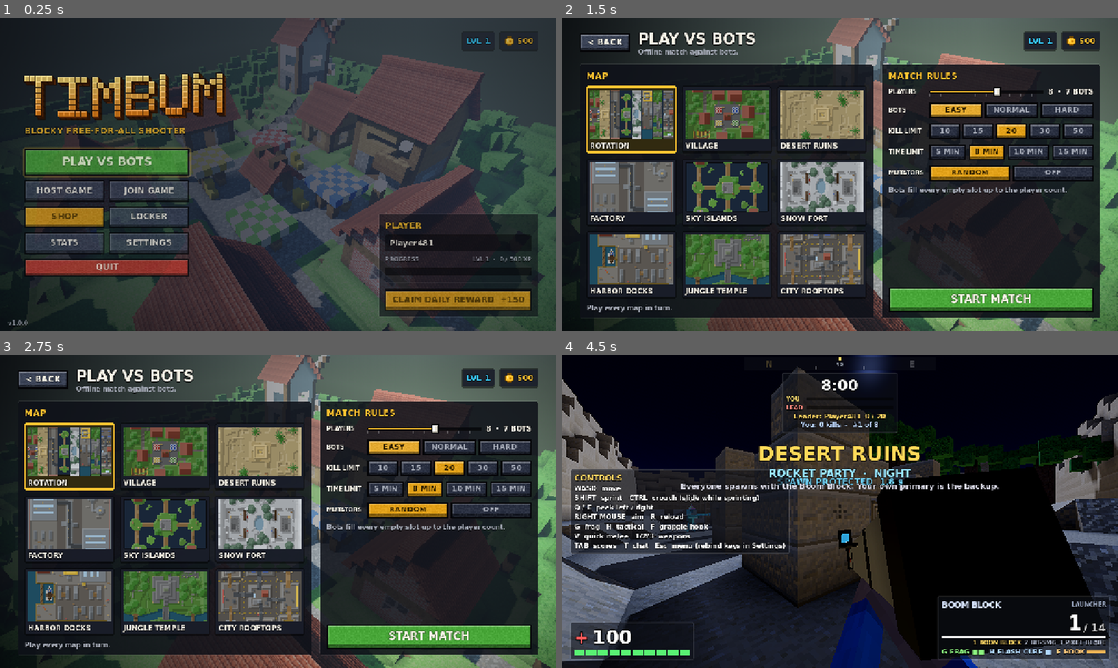
Above: before the commit, frames 1-4 (two rows, left to right).
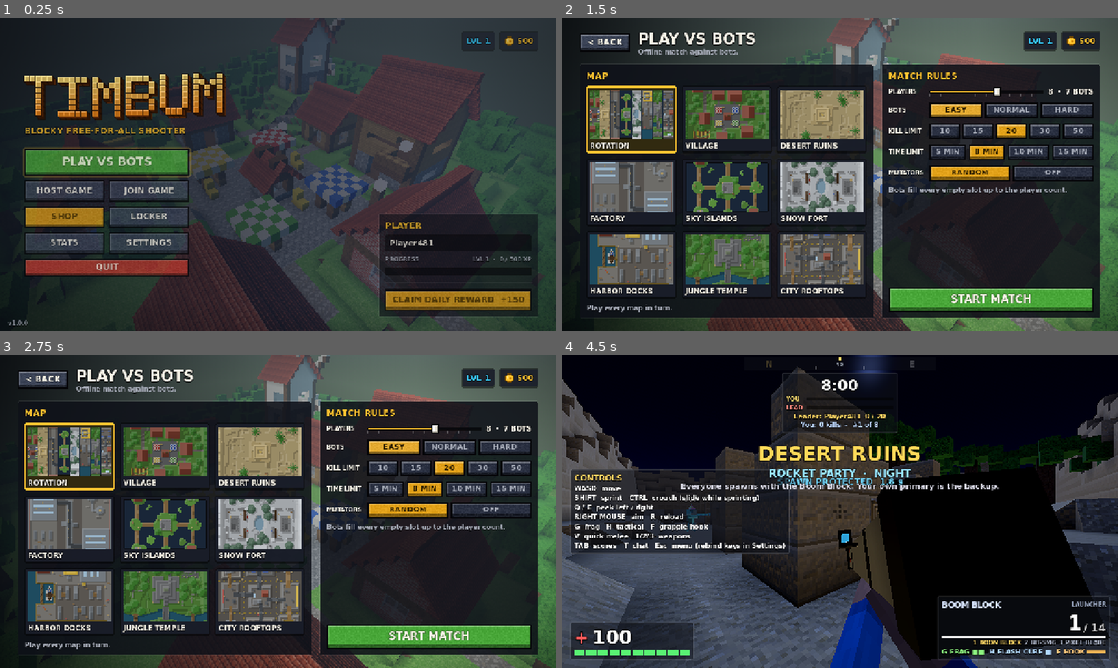
Above: after the commit, the same moments.

Repository: SubToFeralsloth11/timbum
Game: Godot game, scene res://scenes/main_menu.tscn
Same seed, same stepped clock (60 frames per second), same inputs: the game is played once before the commit and once after it.
Inputs:
- Up to frame 1 (0.25 s): no input
- Up to frame 2 (1.5 s): click "PLAY VS BOTS" at 0.5 s; click "EASY" at 1.25 s
- Up to frame 3 (2.75 s): click "EASY" at 2 s
- Up to frame 4 (4.5 s): click "NORMAL" at 2.75 s; click "NORMAL" at 3.5 s; click "START MATCH" at 4.25 s

The runs differ from the first frame. In frame 1, 1.6% of the frame differs, in the area x 34-94%, y 20-100%; in frame 2, 6.1%; in frame 3, 6.2%; in frame 4, 20%, in the area x 0-100%, y 7-100%.
Error after the commit: Invalid call. Nonexistent 'bool' constructor. (res://scripts/world/map_builder.gd:229)

Commit message:
Make block shader effects, shadows, AO, bloom and reflections switchable at runtime

Diff:
--- a/scripts/world/block_atlas.gd
+++ b/scripts/world/block_atlas.gd
@@ -110,6 +110,7 @@
 ## texel's brightness reads as height, bent in a tangent frame from screen derivatives) that fades
 ## out with distance; per-tile surface properties from `layer_props` (smoothness, metallic, wind
 ## sway for foliage, water); swaying leaves; and rippling, glossy water with a fresnel sheen.
+## `detail` 0 (the "Block shader effects" setting off) skips the bump, sway and ripples.
 const _SHADER_CODE := """
 shader_type spatial;
 render_mode %s;
@@ -118,6 +119,7 @@
 // Per tile layer: x smoothness, y metallic, z wind sway, w 1 for water.
 uniform vec4 layer_props[MAX_LAYERS];
 uniform float bump_strength = 3.0;
+uniform float detail = 1.0;
 
 varying flat float v_layer;
 varying flat float v_emit;
@@ -132,11 +134,11 @@
 	vec3 w = (MODEL_MATRIX * vec4(VERTEX, 1.0)).xyz;
 	// Offsets depend only on world position, so neighbouring blocks' shared corners move together.
 	if (props.z > 0.0) {
-		VERTEX.x += sin(TIME * 1.7 + w.x * 0.8 + w.z * 0.6 + w.y * 0.3) * 0.035 * props.z;
-		VERTEX.z += cos(TIME * 1.3 + w.z * 0.7 + w.x * 0.4) * 0.03 * props.z;
+		VERTEX.x += sin(TIME * 1.7 + w.x * 0.8 + w.z * 0.6 + w.y * 0.3) * 0.035 * props.z * detail;
+		VERTEX.z += cos(TIME * 1.3 + w.z * 0.7 + w.x * 0.4) * 0.03 * props.z * detail;
 	}
 	if (props.w > 0.0) {
-		VERTEX.y += (sin(TIME * 1.2 + w.x * 0.9) + sin(TIME * 0.9 + w.z * 1.1)) * 0.035;
+		VERTEX.y += (sin(TIME * 1.2 + w.x * 0.9) + sin(TIME * 0.9 + w.z * 1.1)) * 0.035 * detail;
 	}
 	v_world = (MODEL_MATRIX * vec4(VERTEX, 1.0)).xyz;
 }
@@ -144,28 +146,30 @@
 void fragment() {
 	vec4 props = layer_props[int(v_layer + 0.5)];
 	vec2 uv = UV;
-	if (props.w > 0.0) {
+	if (props.w > 0.0 && detail > 0.5) {
 		uv = fract(uv + vec2(TIME * 0.02, TIME * 0.013) + 0.04 * vec2(sin(TIME + v_world.z * 1.3), cos(TIME * 0.8 + v_world.x * 1.1)));
 	}
 	vec4 t = texture(tiles, vec3(uv, v_layer));
-	vec3 dp1 = dFdx(VERTEX);
-	vec3 dp2 = dFdy(VERTEX);
-	vec2 duv1 = dFdx(UV);
-	vec2 duv2 = dFdy(UV);
-	vec3 dp2perp = cross(dp2, NORMAL);
-	vec3 dp1perp = cross(NORMAL, dp1);
-	vec3 T = dp2perp * duv1.x + dp1perp * duv2.x;
-	vec3 B = dp2perp * duv1.y + dp1perp * duv2.y;
-	float inv_len = inversesqrt(max(dot(T, T), dot(B, B)) + 1e-12);
-	T *= inv_len;
-	B *= inv_len;
-	float texel = 1.0 / 16.0;
-	float hl = luma(texture(tiles, vec3(uv - vec2(texel, 0.0), v_layer)).rgb);
-	float hr = luma(texture(tiles, vec3(uv + vec2(texel, 0.0), v_layer)).rgb);
-	float hu = luma(texture(tiles, vec3(uv - vec2(0.0, texel), v_layer)).rgb);
-	float hd = luma(texture(tiles, vec3(uv + vec2(0.0, texel), v_layer)).rgb);
-	float bump = clamp(1.0 - length(VERTEX) / 35.0, 0.0, 1.0) * bump_strength * (1.0 - props.w);
-	NORMAL = normalize(NORMAL - (T * (hr - hl) + B * (hd - hu)) * bump);
+	if (detail > 0.5) {
+		vec3 dp1 = dFdx(VERTEX);
+		vec3 dp2 = dFdy(VERTEX);
+		vec2 duv1 = dFdx(UV);
+		vec2 duv2 = dFdy(UV);
+		vec3 dp2perp = cross(dp2, NORMAL);
+		vec3 dp1perp = cross(NORMAL, dp1);
+		vec3 T = dp2perp * duv1.x + dp1perp * duv2.x;
+		vec3 B = dp2perp * duv1.y + dp1perp * duv2.y;
+		float inv_len = inversesqrt(max(dot(T, T), dot(B, B)) + 1e-12);
+		T *= inv_len;
+		B *= inv_len;
+		float texel = 1.0 / 16.0;
+		float hl = luma(texture(tiles, vec3(uv - vec2(texel, 0.0), v_layer)).rgb);
+		float hr = luma(texture(tiles, vec3(uv + vec2(texel, 0.0), v_layer)).rgb);
+		float hu = luma(texture(tiles, vec3(uv - vec2(0.0, texel), v_layer)).rgb);
+		float hd = luma(texture(tiles, vec3(uv + vec2(0.0, texel), v_layer)).rgb);
+		float bump = clamp(1.0 - length(VERTEX) / 35.0, 0.0, 1.0) * bump_strength * (1.0 - props.w);
+		NORMAL = normalize(NORMAL - (T * (hr - hl) + B * (hd - hu)) * bump);
+	}
 	ALBEDO = t.rgb * mix(vec3(1.0), COLOR.rgb, 0.75);
 	AO = COLOR.r;
 	AO_LIGHT_AFFECT = 0.25;
@@ -199,6 +203,7 @@
 static var _top_colors := PackedColorArray()
 static var _opaque_material: ShaderMaterial
 static var _glass_material: ShaderMaterial
+static var _detail := 1.0
 
 
 ## Tile layer for `block`'s face: 0 top, 1 side, 2 bottom.
@@ -229,6 +234,14 @@
 static func material(transparent: bool) -> ShaderMaterial:
 	_ensure()
 	return _glass_material if transparent else _opaque_material
+
+
+## Turns the shader's bump, foliage sway and water ripples on or off (live, both materials).
+static func set_detail(on: bool) -> void:
+	_detail = 1.0 if on else 0.0
+	for mat in [_opaque_material, _glass_material]:
+		if mat != null:
+			(mat as ShaderMaterial).set_shader_parameter("detail", _detail)
 
 
 static func _ensure() -> void:
@@ -281,6 +294,7 @@
 	mat.shader = shader
 	mat.set_shader_parameter("tiles", _texture)
 	mat.set_shader_parameter("layer_props", props)
+	mat.set_shader_parameter("detail", _detail)
 	return mat
 
 
--- a/scripts/world/map_builder.gd
+++ b/scripts/world/map_builder.gd
@@ -22,6 +22,8 @@
 
 const NAV_CELL := 0.25
 const PREVIEW_SCALE := 4
+## Group holding each map's sun and WorldEnvironment, for live Video setting changes.
+const GRAPHICS_GROUP := &"map_graphics"
 
 static var _previews := {}
 
@@ -166,19 +168,16 @@
 	env.fog_sky_affect = atm.get("fog_sky", 0.3)
 	env.fog_aerial_perspective = 0.15
 	env.sdfgi_enabled = false
-	env.ssao_enabled = quality >= 1
+	# SSAO, bloom, SSR and sun shadows follow the Video toggles (apply_graphics), live.
 	env.ssao_radius = 1.2
 	env.ssao_intensity = 1.6
 	env.ssao_detail = 0.5
 	env.ssil_enabled = quality >= 2
 	env.ssil_radius = 3.0
 	env.ssil_intensity = 0.7
-	# Screen-space reflections for the glossy blocks (water, ice, metal) on High.
-	env.ssr_enabled = quality >= 2
 	env.ssr_max_steps = 48
 	env.ssr_fade_in = 0.2
 	env.ssr_fade_out = 2.0
-	env.glow_enabled = quality >= 1
 	env.glow_intensity = 0.5
 	env.glow_bloom = 0.03
 	env.glow_hdr_threshold = 1.1
@@ -189,6 +188,8 @@
 	var world_env := WorldEnvironment.new()
 	world_env.name = "WorldEnvironment"
 	world_env.environment = env
+	world_env.add_to_group(GRAPHICS_GROUP)
+	_apply_graphics_to(world_env)
 	parent.add_child(world_env)
 
 	var sun := DirectionalLight3D.new()
@@ -196,13 +197,14 @@
 	sun.rotation_degrees = Vector3(atm.sun_pitch, atm.sun_yaw, 0.0)
 	sun.light_color = atm.sun_color
 	sun.light_energy = atm.sun_energy
-	sun.shadow_enabled = true
+	sun.add_to_group(GRAPHICS_GROUP)
 	sun.shadow_bias = 0.04
 	sun.shadow_normal_bias = 1.2
 	sun.shadow_blur = 1.0
 	sun.directional_shadow_mode = DirectionalLight3D.SHADOW_PARALLEL_4_SPLITS if quality >= 2 else DirectionalLight3D.SHADOW_PARALLEL_2_SPLITS
 	sun.directional_shadow_max_distance = [45.0, 80.0, 130.0][clampi(quality, 0, 2)]
 	sun.directional_shadow_blend_splits = quality >= 2
+	_apply_graphics_to(sun)
 	parent.add_child(sun)
 	RenderingServer.directional_shadow_atlas_set_size([2048, 4096, 8192][clampi(quality, 0, 2)], true)
 	RenderingServer.directional_soft_shadow_filter_set_quality([
@@ -210,6 +212,23 @@
 		RenderingServer.SHADOW_QUALITY_SOFT_LOW,
 		RenderingServer.SHADOW_QUALITY_SOFT_MEDIUM,
 	][clampi(quality, 0, 2)])
+
+
+## Applies the Video toggles (shadows, ambient occlusion, bloom, reflections) to every built
+## map's sun and environment. Profile calls it whenever a setting changes.
+static func apply_graphics(tree: SceneTree) -> void:
+	for node in tree.get_nodes_in_group(GRAPHICS_GROUP):
+		_apply_graphics_to(node)
+
+
+static func _apply_graphics_to(node: Node) -> void:
+	if node is DirectionalLight3D:
+		(node as DirectionalLight3D).shadow_enabled = bool(Profile.get_setting("shadows"))
+	elif node is WorldEnvironment and (node as WorldEnvironment).environment != null:
+		var env := (node as WorldEnvironment).environment
+		env.ssao_enabled = bool(Profile.get_setting("ambient_occlusion"))
+		env.glow_enabled = bool(Profile.get_setting("bloom"))
+		env.ssr_enabled = bool(Profile.get_setting("reflections"))
 
 
 ## Agent: radius 0.45 m, height 1.8 m, climb 0.3 m, slope 50 deg. Recast rounds
